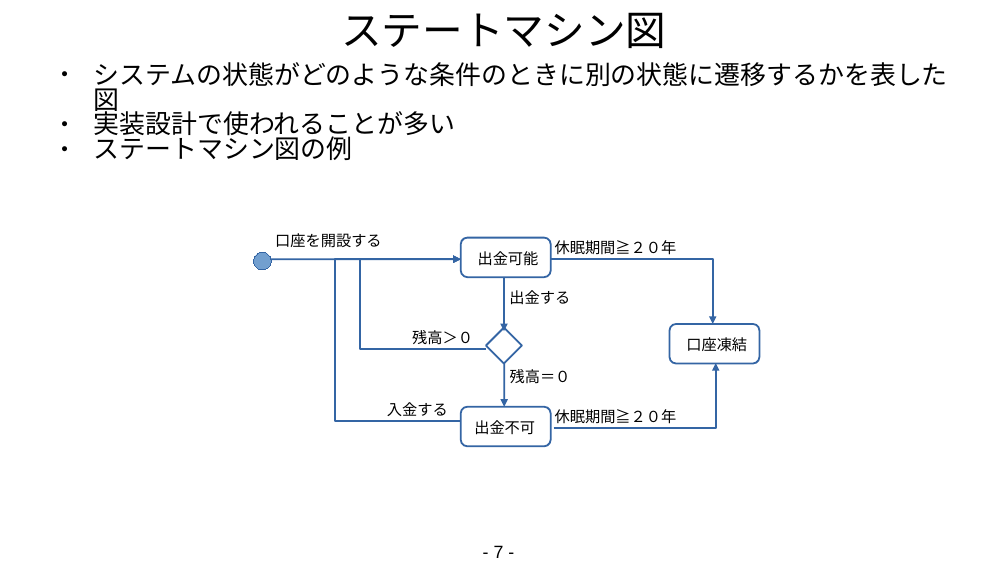
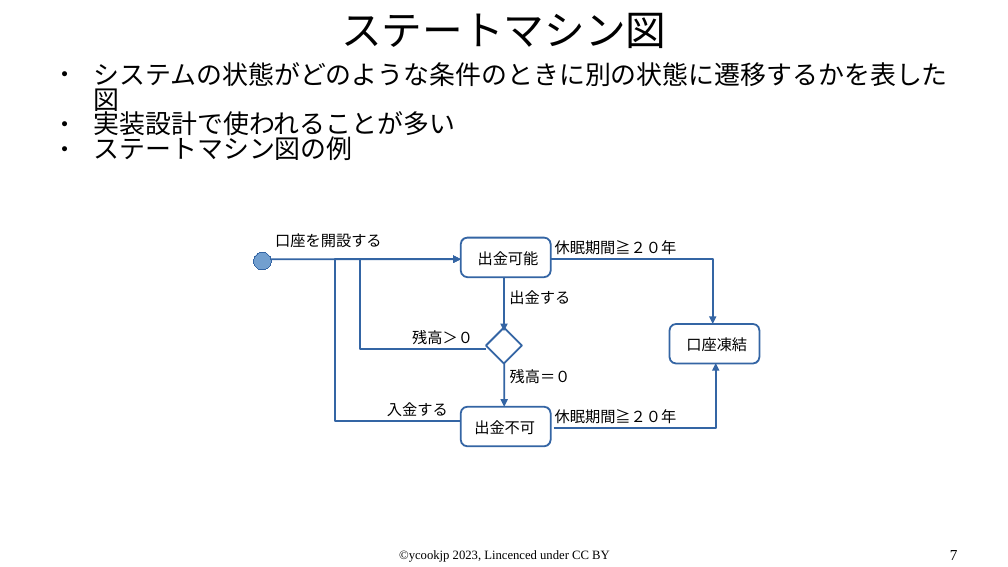
Before and after one commit to ycookjp/javasolutions, a slide deck: slide 7 of src/site/resources/docs/slides/UML概論.odp. Drawn at 1008x567 pixels with LibreOffice and Linux fonts; fonts in the diff are those of the drawing. Boxes give left, top, right and bottom in pixels: in the first picture for what was removed or moved away, otherwise in the second. Text is boxed around its words. In the diff, an @@ line names an element or a change of style, - is before the commit and + after.

```diff
--- a/src/site/resources/docs/slides/UML概論.odp
+++ b/src/site/resources/docs/slides/UML概論.odp
@@ text added at bbox=[399, 550, 610, 562], 10 pt, text #000000 @@
+©ycookjp 2023, Lincenced under CC BY
@@ page number at bbox=[950, 550, 958, 560]: text changed; size 14 to 12 pt; font Arial to Times New Roman @@
-- 7 -
+7
```
Also in this commit, not shown: 7 other slides changed, 7 other files.
